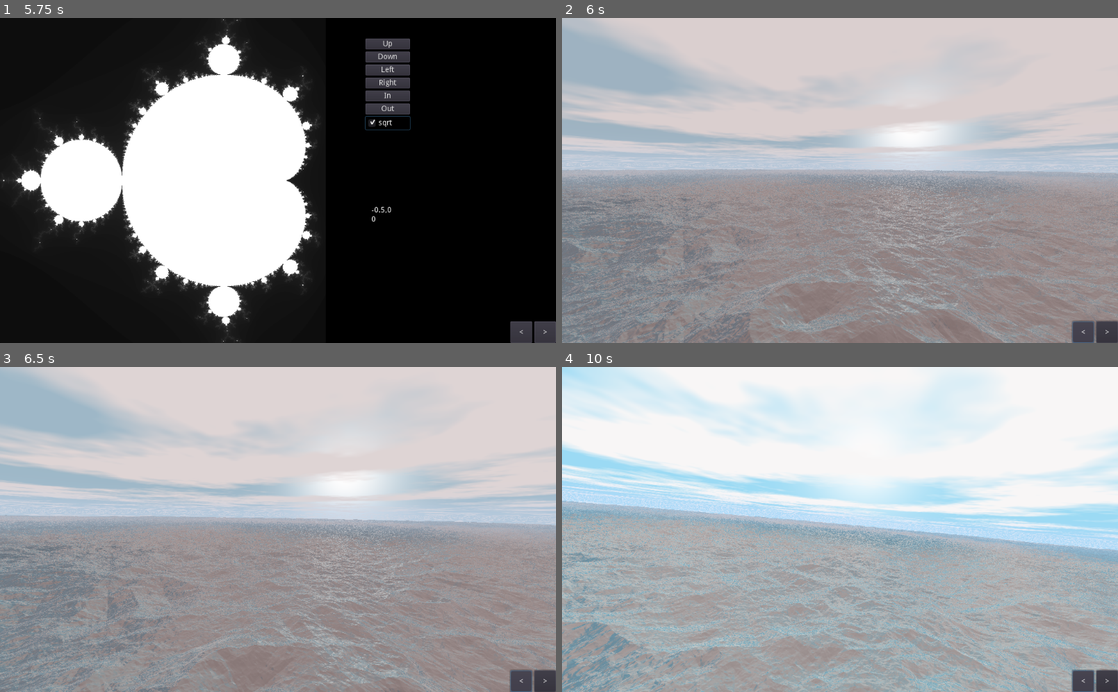
Above: before the commit, frames 1-4 (two rows, left to right).
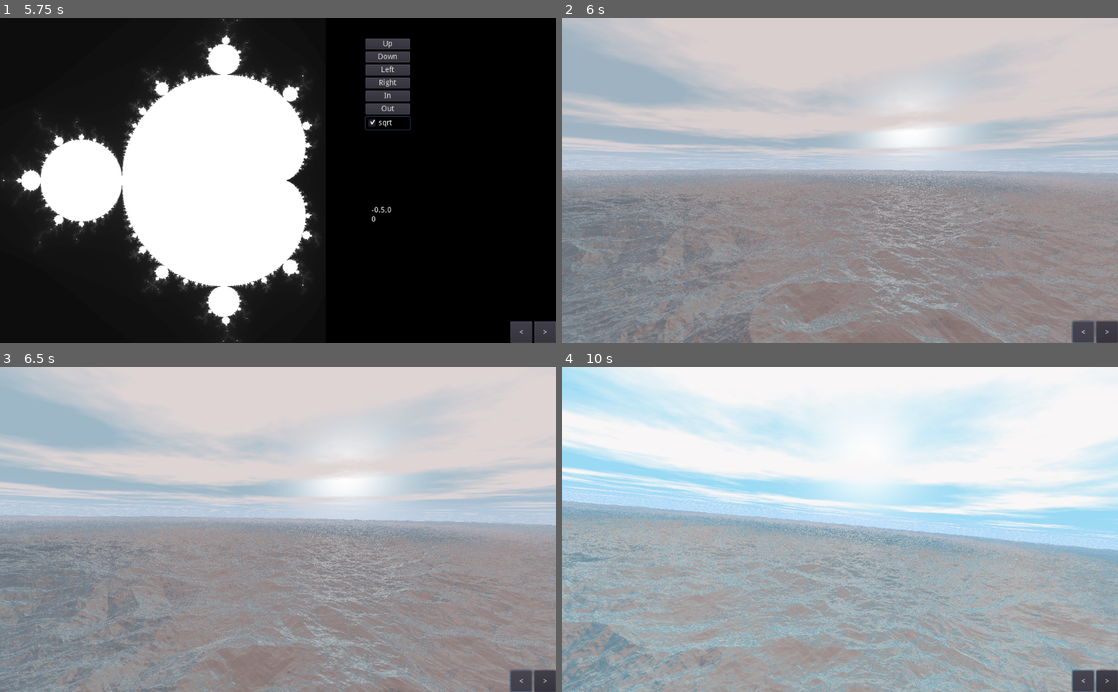
Above: after the commit, the same moments.

Repository: Castux/code-club
Game: Godot game, scene res://Root.tscn
Two runs of this game, one before a commit and one after it. Both use one fixed random seed, a clock stepped at 60 frames per second and the inputs below.
Inputs:
- Up to frame 1 (5.75 s): click "Up" at 0.5 s; click "Down" at 1.25 s; click "Left" at 2 s; click "Right" at 2.75 s; click "In" at 3.5 s; click "Out" at 4.25 s; click "sqrt" at 5 s
- Up to frame 2 (6 s): click "<" at 5.75 s
- Up to frame 3 (6.5 s): no input
- Up to frame 4 (10 s): hold D 6.53-7.28 s; hold S 7.28-8.03 s; hold D 8.03-8.78 s; hold W 8.78-9.53 s; hold A from 9.53 s (still down)

Frame 1 is identical in both runs. In frame 2, 1.7% of the frame differs, in the area x 0-100%, y 9-100%; in frame 3, 2.2%; in frame 4, 7.1%, in the area x 0-100%, y 2-100%.

Commit message:
Clouds tweak

Diff:
--- a/shadertoys/Waves/Waves.shader
+++ b/shadertoys/Waves/Waves.shader
@@ -81,18 +81,18 @@
 	float amp = 1.0;
 	float totalWeight = 0.0;
 
-	for(int i = 0 ; i < 4 ; i++)
+	for(int i = 0 ; i < 6 ; i++)
 	{
 		density += softNoise2d(pos) * amp;
 		totalWeight += amp;
 
 		amp /= 2.0;
-		pos *= 3.0;
+		pos *= 2.7;
 	}
 
 	density /= totalWeight;
-	density -= 0.45;
-	density *= 4.0;
+	density -= 0.5;
+	density *= 4.5;
 	density = clamp(density, 0.0, 1.0);
 
 	return vec4(cloudColor.xyz, density);
